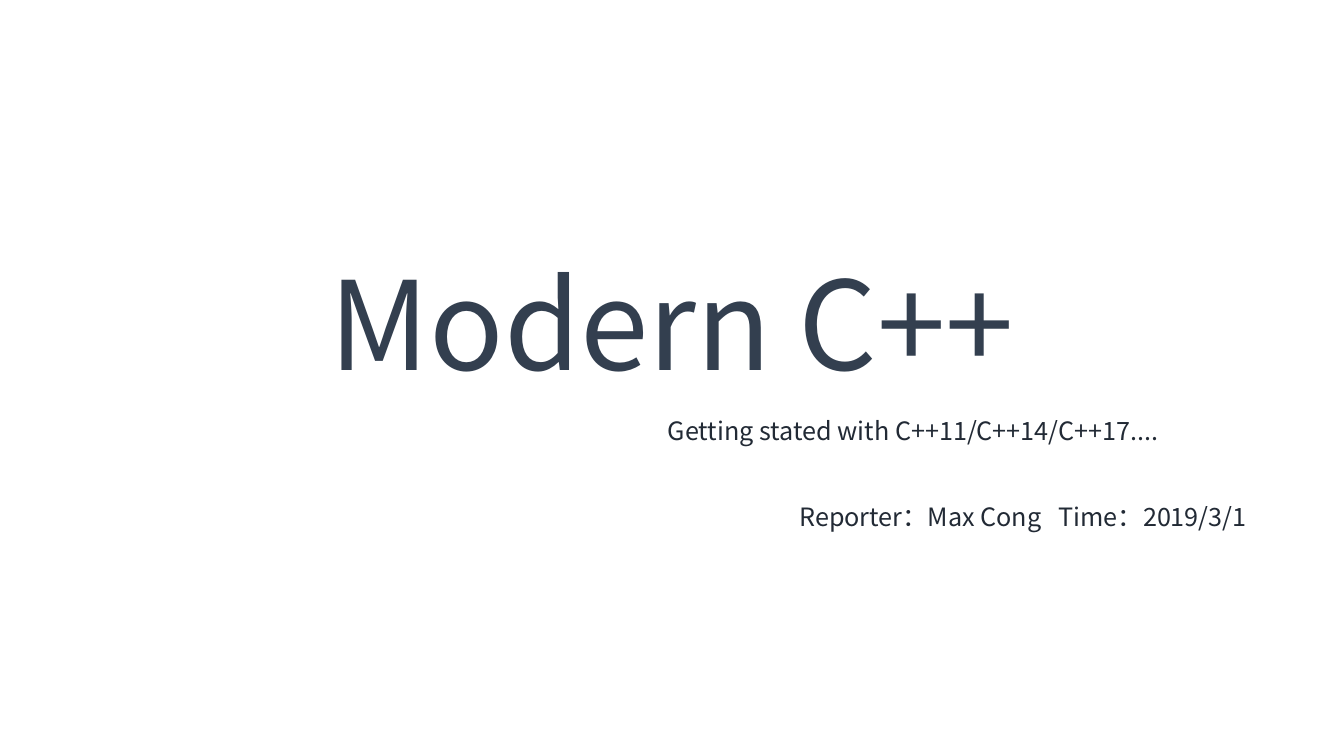
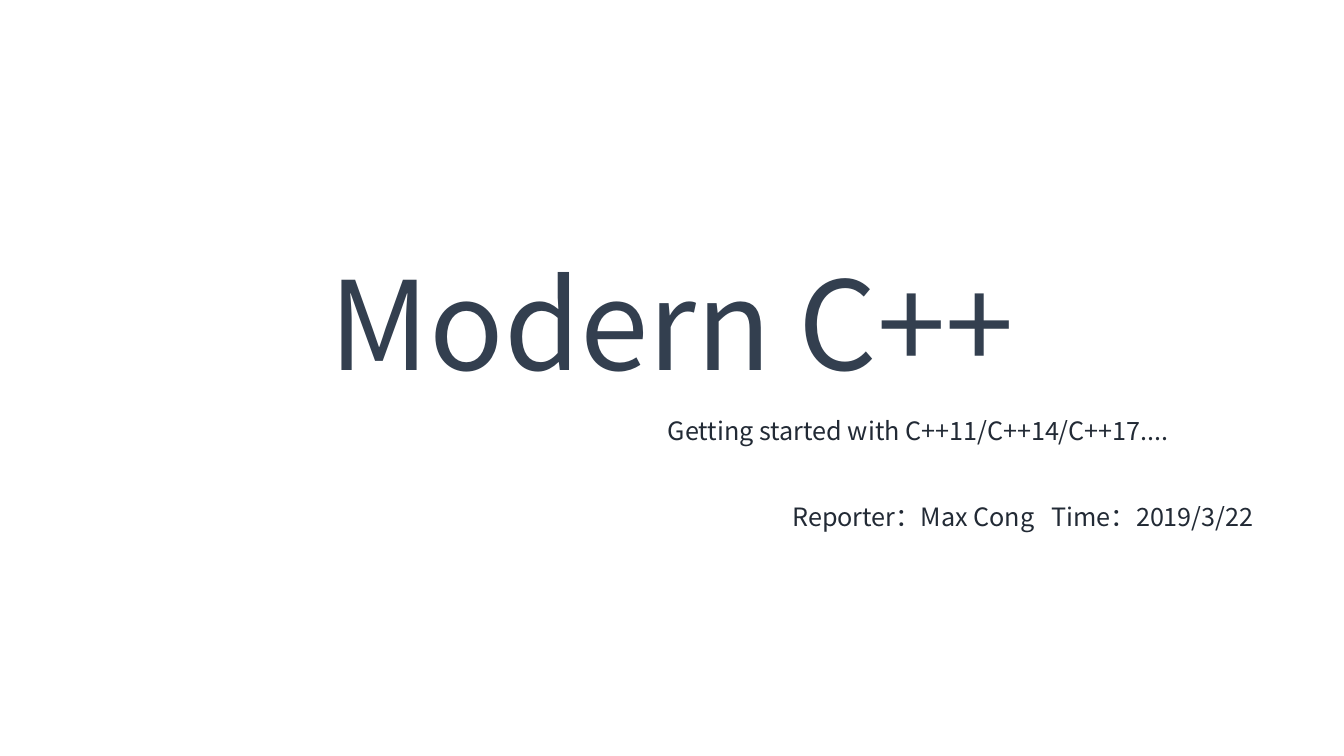
Before and after one commit to max4sharing/modern_cpp, a slide deck: slide 1 of C++11.pptx. Drawn at 1344x756 pixels with LibreOffice and Linux fonts; fonts in the diff are those of the drawing; background and template pictures are left out. Boxes give left, top, right and bottom in pixels: in the first picture for what was removed or moved away, otherwise in the second. Text is boxed around its words. In the diff, an @@ line names an element or a change of style, - is before the commit and + after.

```diff
--- a/C++11.pptx
+++ b/C++11.pptx
@@ text at (668,420,1168,446): text changed @@
-Getting stated with C++11/C++14/C++17....
+Getting started with C++11/C++14/C++17....
@@ text at (792,506,1253,532): text changed @@
-Reporter：Max Cong Time：2019/3/1
+Reporter：Max Cong Time：2019/3/22
```
Also in this commit, not shown: 3 other slides changed, 3 slides added.
